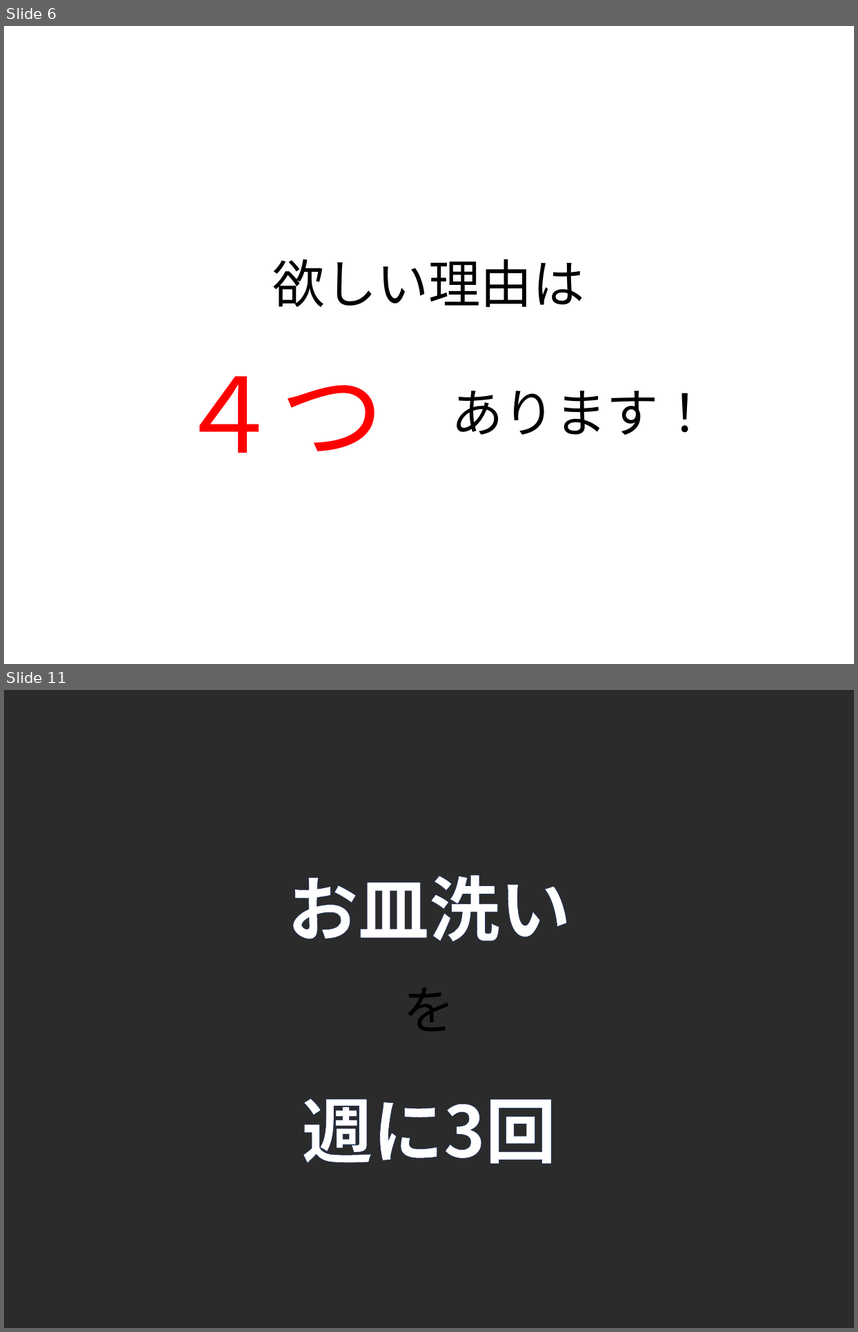
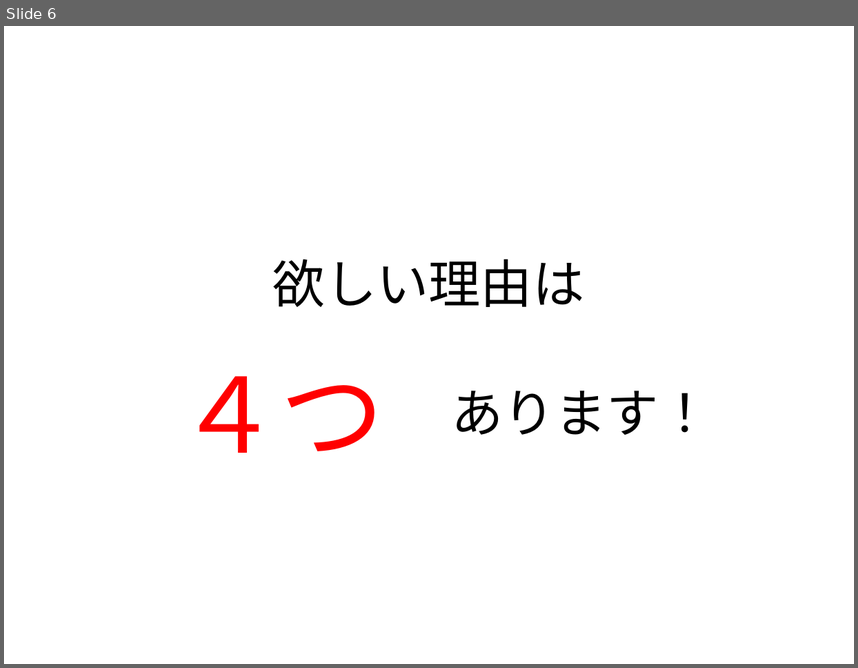
Before and after one commit to enpit2016fun/pbl_f, a slide deck: RPG風.pptx. Shown one above the other, each under a label of ours: slides 6 and 11 before the commit, slide 6 after it; the slides between them are not shown. The pictures are 858x1332 and 858x668 pixels, drawn with LibreOffice and Linux fonts; fonts in the diff are those of the drawing; background and template pictures are left out; a plain dark background stands for a picture behind light text. Boxes give left, top, right and bottom in pixels: in the first picture for what was removed or moved away, otherwise in the second. Text is boxed around its words. In the diff, an @@ line names an element or a change of style, - is before the commit and + after.

```diff
--- a/RPG風.pptx
+++ b/RPG風.pptx
@@ slide 11 removed at box(4, 690, 854, 1328), background picture (left out) @@
@@ text removed at box(288, 875, 571, 942) @@
-お皿洗い
@@ text removed at box(403, 987, 455, 1031) @@
-を
@@ text removed at box(302, 1098, 557, 1163) @@
-週に3回
```
Also in this commit, not shown: 2 slides changed, 4 slides added, 2 other slides removed.
